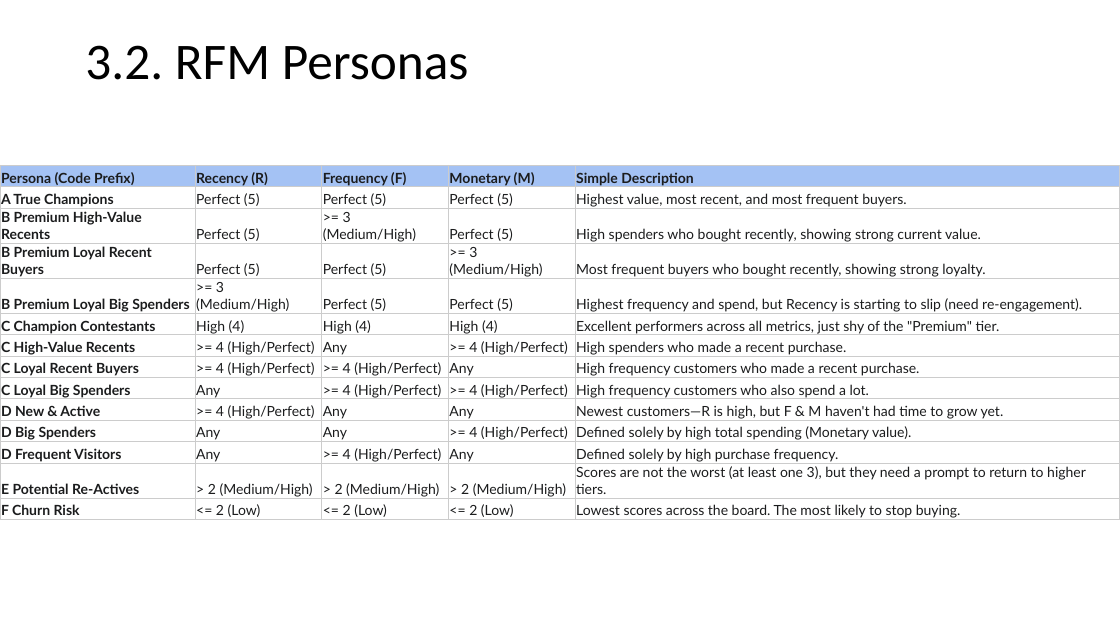
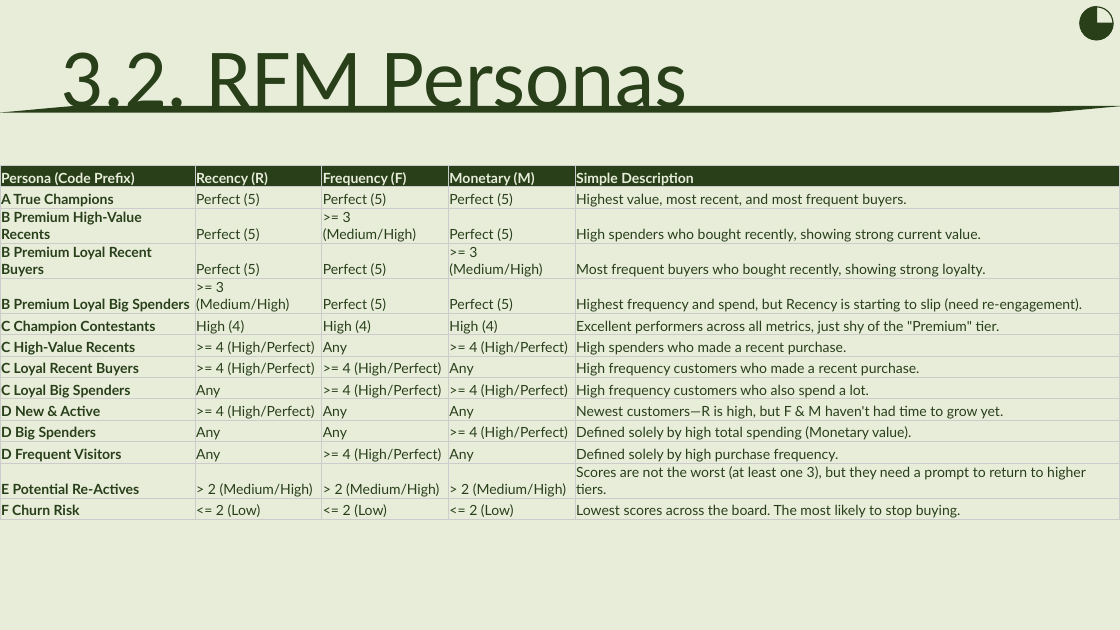
Before and after one commit to florian7380/TravelTide-Project, a slide deck: slide 14 of reports/TravelTide - Presentation.pptx (slide 15 before the commit). Drawn at 1120x630 pixels with LibreOffice and Linux fonts; fonts in the diff are those of the drawing. Boxes give left, top, right and bottom in pixels: in the first picture for what was removed or moved away, otherwise in the second. Text is boxed around its words. In the diff, an @@ line names an element or a change of style, - is before the commit and + after.

```diff
--- a/reports/TravelTide - Presentation.pptx
+++ b/reports/TravelTide - Presentation.pptx
@@ background #FFFFFF to #E8EDDA @@
@@ text "3.2. RFM Personas": place and size @@
-text "3.2. RFM Personas" at <box>85,45,469,80</box>
+text "3.2. RFM Personas" at <box>61,52,688,113</box>
@@ text "3.2. RFM Personas" at <box>61,52,688,113</box>: size 44 to 72 pt, text colour #000000 to #283F19; line spacing 0.9 to 1; vertical alignment middle to top @@
@@ ellipse added at <box>1081,7,1113,39</box>, fill #E8EDDA, outline #283F19 1 pt @@
@@ pie slice (boxed as its full ellipse) added at <box>1081,7,1113,39</box>, fill #283F19, outline #283F19 1 pt @@
@@ freeform shape added at <box>0,106,1120,113</box>, fill #283F19 @@
@@ table at <box>0,166,1120,522</box> @@
@@ fill #A4C2F4 to #283F19 in row 1 @@
@@ text colour #1B1C1D to #E8EDDA in "Persona (Code Prefix)", "Recency (R)", "Frequency (F)", "Monetary (M)" and 1 more places @@
@@ text colour #1B1C1D to #283F19 @@
```
Also in this commit, not shown: 17 other slides changed, 2 slides removed.
